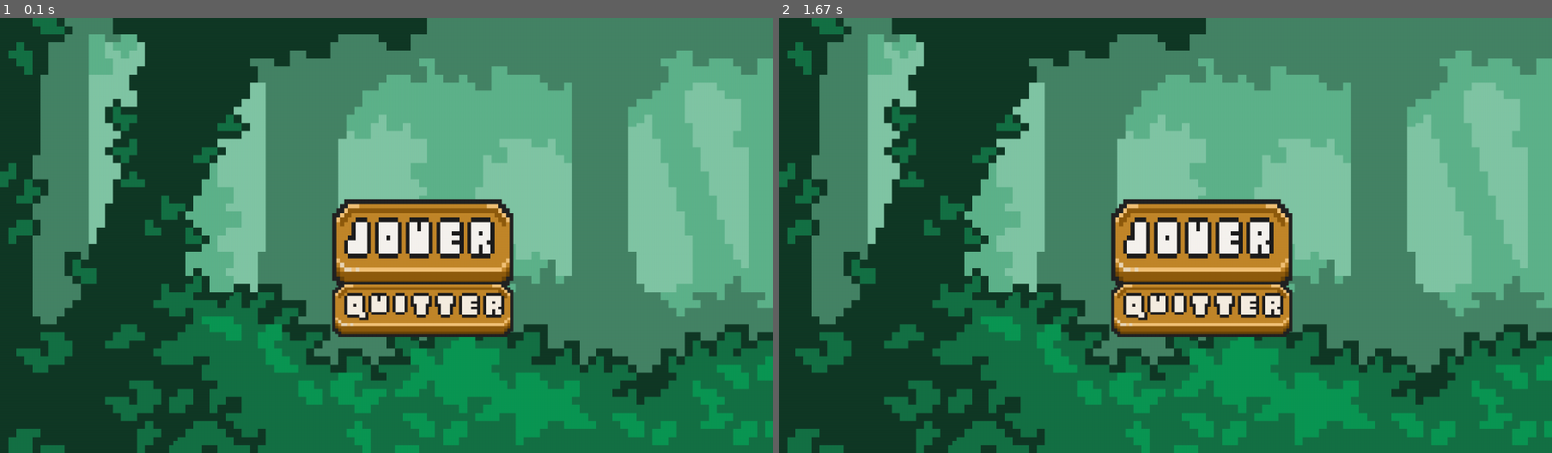
Above: before the commit, frames 1-2 (left to right).
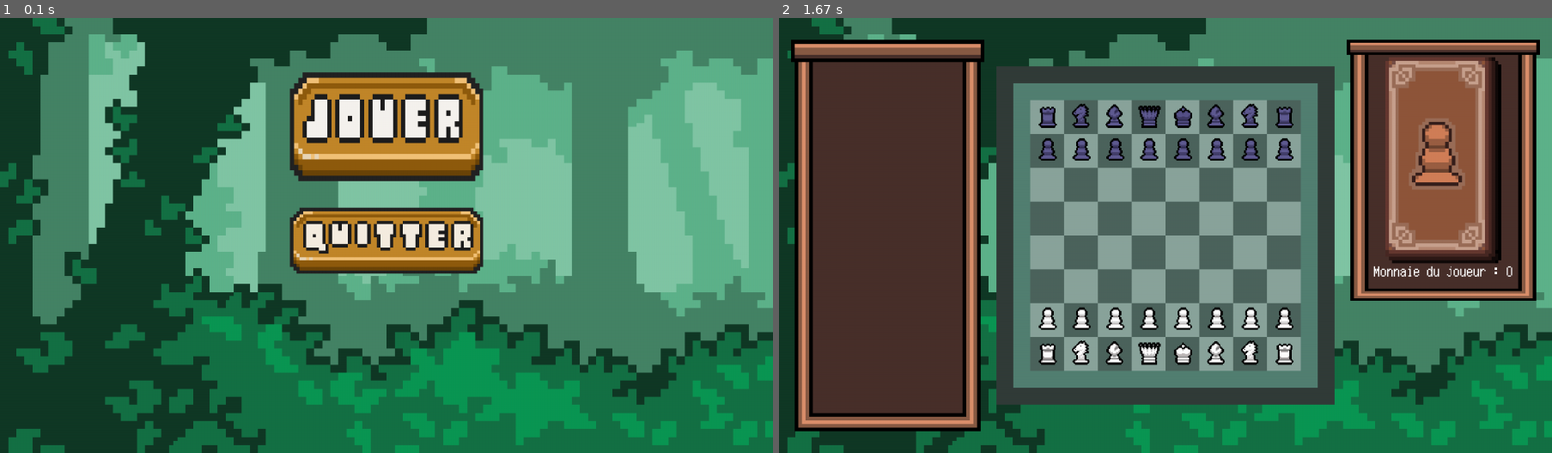
Above: after the commit, the same moments.

Repository: CorentinFinou/Projet-NSI-Chess
Game: pygame game, started from sources/programmes/app.py
Two runs of this game, one before a commit and one after it. Both use one fixed random seed, a clock stepped at 60 frames per second and the inputs below.
Inputs (mouse positions are in pixels of both pictures, inside the frame that each line leads up to):
- Up to frame 1 (0.1 s): no input
- Up to frame 2 (1.67 s): press the mouse at (1165, 126) at 0.37 s; move the mouse to (1150, 122) at 0.47 s; release the mouse at (1134, 118) at 0.6 s; press the mouse at (1165, 126) at 0.7 s; move the mouse to (1204, 235) at 0.8 s; release the mouse at (1235, 344) at 0.93 s

The runs differ from the first frame. In frame 1, 14% of the frame differs, in the area x 37-67%, y 12-74%; in frame 2, 69%, in the area x 1-99%, y 4-96%.

Commit message:
gitignore

Diff:
--- a/sources/programmes/menu.py
+++ b/sources/programmes/menu.py
@@ -13,8 +13,8 @@
 
     # Redimensionnement des images
     fond_menu = pygame.transform.scale(fond_menu, fenetre.get_size())
-    bouton_jouer_img = pygame.transform.scale(bouton_jouer_img, (300, 150))
-    bouton_quitter_img = pygame.transform.scale(bouton_quitter_img, (300, 150))
+    bouton_jouer_img = pygame.transform.scale(bouton_jouer_img, (fenetre.get_width()/4, fenetre.get_height()/4))
+    bouton_quitter_img = pygame.transform.scale(bouton_quitter_img, (fenetre.get_width()/4, fenetre.get_height()/4))
 
 
 
@@ -43,8 +43,8 @@
         quit()
 
     # Création des boutons
-    bouton_jouer = Bouton(550, 300, bouton_jouer_img, action_jouer)
-    bouton_quitter = Bouton(550, 400, bouton_quitter_img, action_quitter)
+    bouton_jouer = Bouton(fenetre.get_width()/4+bouton_jouer_img.get_width()/2, fenetre.get_height()/4-bouton_jouer_img.get_height()/2, bouton_jouer_img, action_jouer)
+    bouton_quitter = Bouton(fenetre.get_width()/4+bouton_quitter_img.get_width()/2, fenetre.get_height()/4+bouton_quitter_img.get_height()/2, bouton_quitter_img, action_quitter)
     boutons = [bouton_jouer, bouton_quitter]
 
     # Boucle principale
Not shown, added: .gitignore
